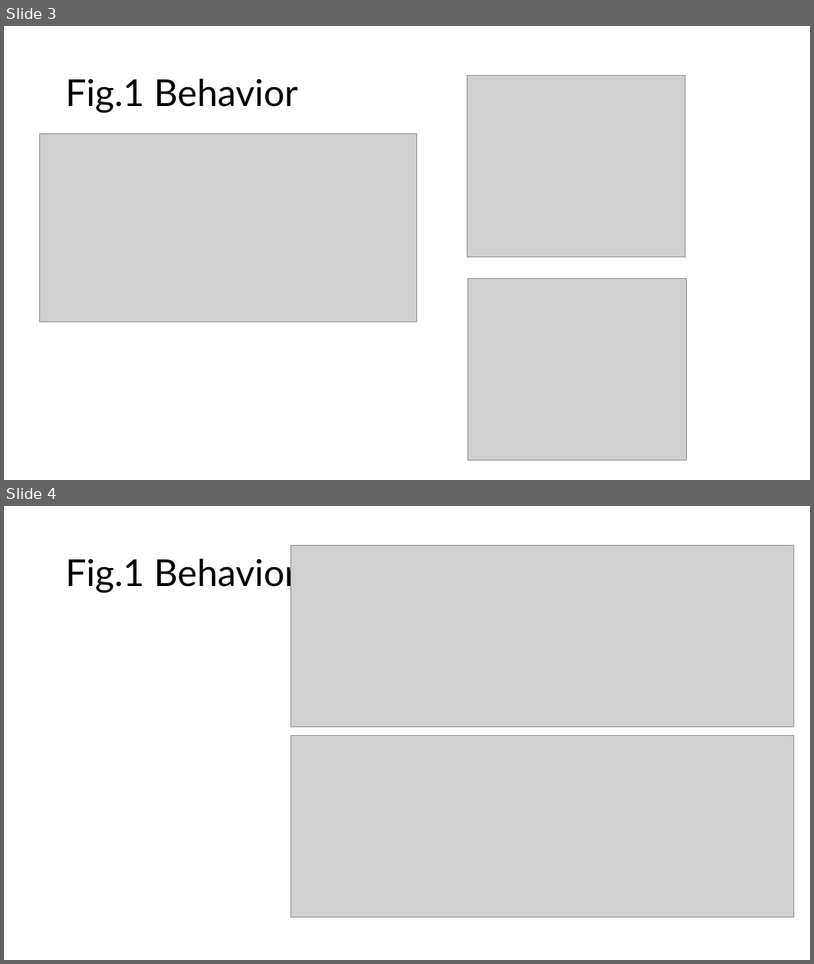
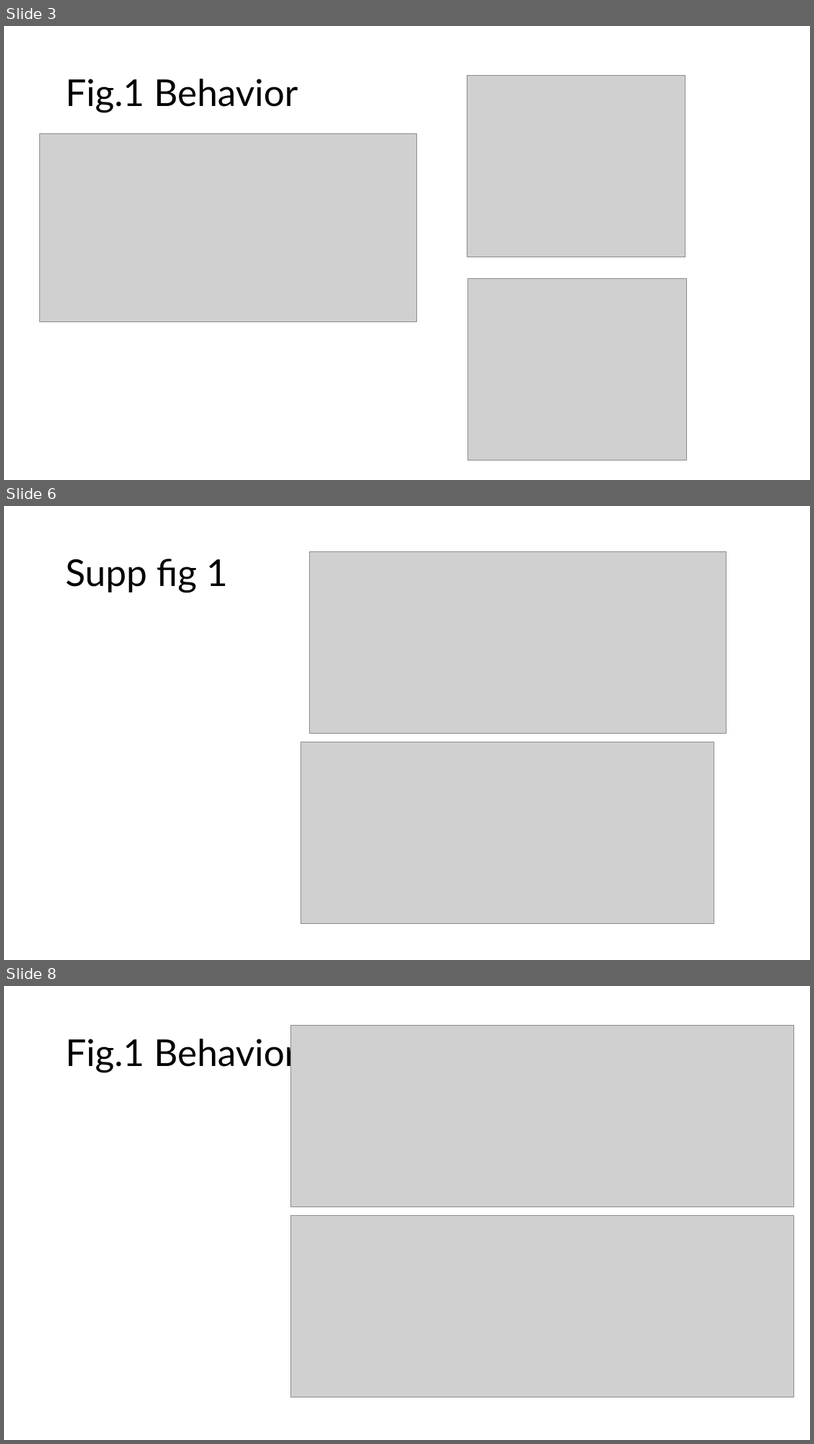
Before and after one commit to vaibrainium/prior-encoding-in-nhp-sc, a slide deck: dissemination/Prior encoding of Superior Colliculus in perceptual decision-making.pptx. Shown one above the other, each under a label of ours: slides 3 and 4 before the commit, slides 3, 6 and 8 after it; the slides between them are not shown. The pictures are 814x964 and 814x1444 pixels, drawn with LibreOffice and Linux fonts; fonts in the diff are those of the drawing; grey boxes stand for pictures. Boxes give left, top, right and bottom in pixels: in the first picture for what was removed or moved away, otherwise in the second. Text is boxed around its words. In the diff, an @@ line names an element or a change of style, - is before the commit and + after.

```diff
--- a/dissemination/Prior encoding of Superior Colliculus in perceptual decision-making.pptx
+++ b/dissemination/Prior encoding of Superior Colliculus in perceptual decision-making.pptx
@@ slide 6 added at [4, 506, 810, 960], background #FFFFFF @@
@@ title added at [65, 559, 228, 592], 44 pt, text #000000 @@
+Supp fig 1
@@ picture added at [310, 551, 726, 733] @@
@@ picture added at [301, 742, 714, 924] @@
@@ what was slide 4 is now slide 8 @@
```
Also in this commit, not shown: 1 slide changed, 5 other slides added, 2 slides removed, 11 other files.
